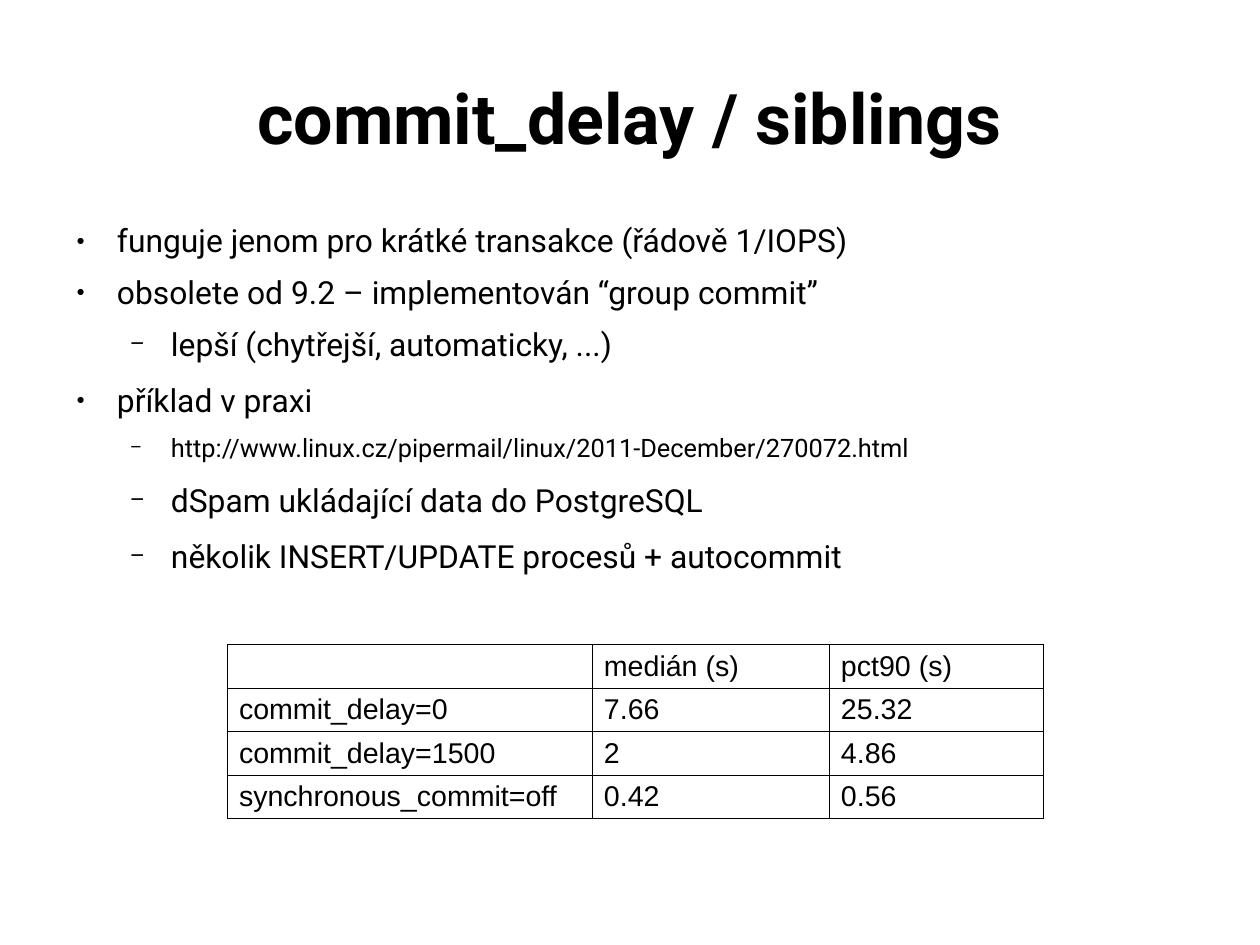
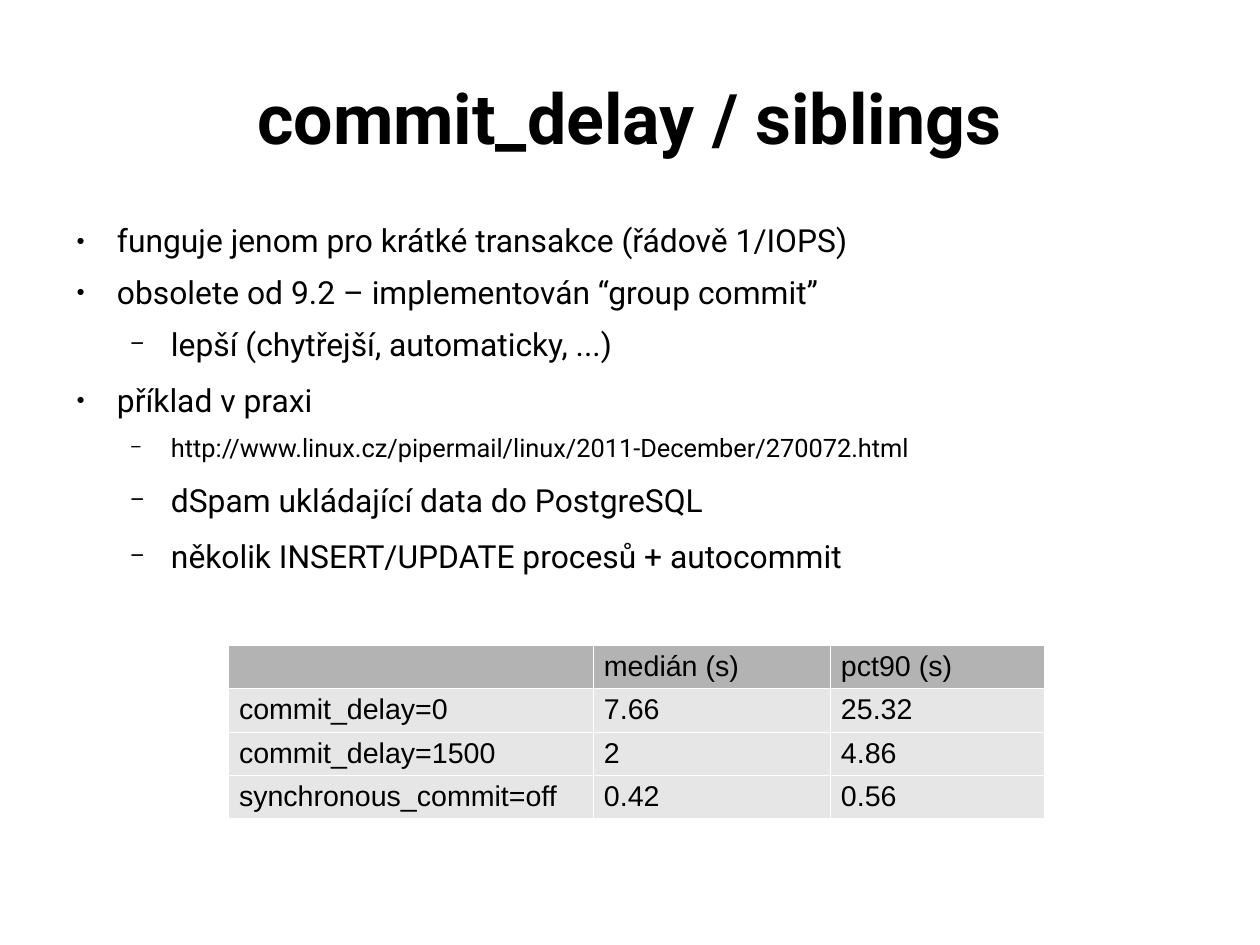
Before and after one commit to tvondra/perf_tuning_training, a slide deck: slide 46 of perf-tuning-training.odp. Drawn at 1260x945 pixels with LibreOffice and Linux fonts; fonts in the diff are those of the drawing. Boxes give left, top, right and bottom in pixels: in the first picture for what was removed or moved away, otherwise in the second. Text is boxed around its words. In the diff, an @@ line names an element or a change of style, - is before the commit and + after.

Commit message:
minor fixes in the slides, added PDF files

```diff
--- a/perf-tuning-training.odp
+++ b/perf-tuning-training.odp
@@ table at (228, 645, 1043, 820) @@
@@ fill none to #B3B3B3 in 2 cells @@
@@ fill none to #E6E6E6 in 9 cells @@
@@ borders changed @@
```
Also in this commit, not shown: 1 other slide changed, 2 other files.
